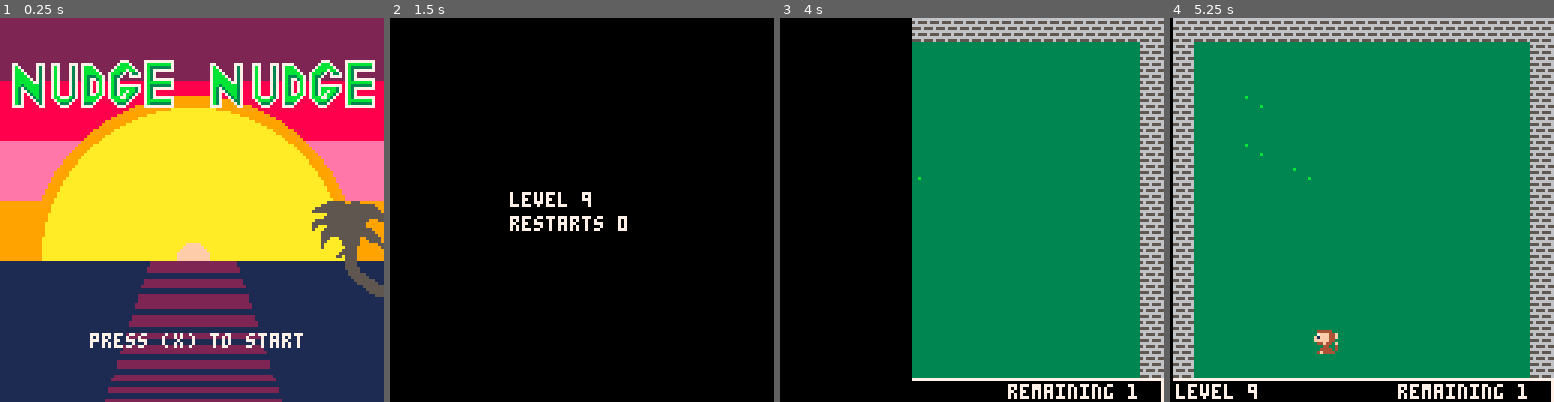
Above: before the commit, frames 1-4 (left to right).
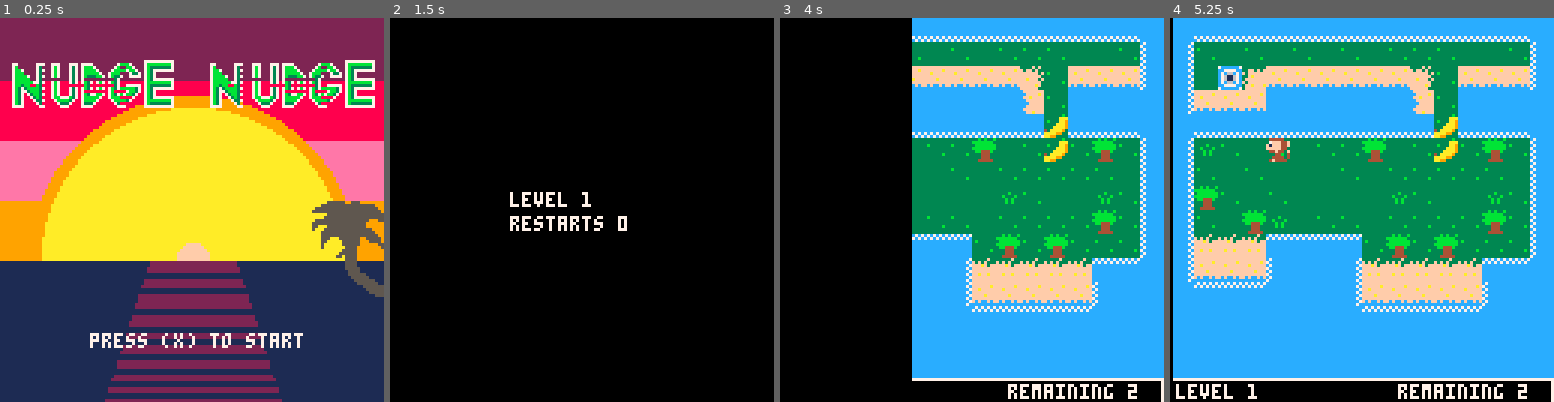
Above: after the commit, the same moments.

Repository: jlbeard84/pico8-nudge-nudge
Game: PICO-8 cartridge nudge-nudge.p8
Two runs of this game, one before a commit and one after it. Both use one fixed random seed, a clock stepped at 60 frames per second and the inputs below.
Inputs:
- Up to frame 1 (0.25 s): no input
- Up to frame 2 (1.5 s): tap X (X key) at 0.33, 1.07 s
- Up to frame 3 (4 s): hold Right 1.6-2.1 s; tap X (X key) at 1.85, 2.97 s; hold Up 2.15-2.42 s; hold Right 2.47-3.03 s; hold Left 3.08-3.58 s; hold Down 3.63-3.97 s
- Up to frame 4 (5.25 s): hold Right 4.02-4.68 s; tap X (X key) at 4.08, 5.2 s; hold Up 4.73-5.03 s; hold Left from 5.08 s (still down)

The runs differ from the first frame. In frame 1, 0.7% of the frame differs, in the area x 4-87%, y 10-23%; in frame 2, less than 0.1%; in frame 3, 41%; in frame 4, 64%, in the area x 0-100%, y 0-100%.

Commit message:
Fixed level loading math finally

Diff:
--- a/nudge-nudge.p8
+++ b/nudge-nudge.p8
@@ -6,7 +6,7 @@
 
 --gamestates:1=load,2=transitionin,3=game,4=transitionout,5=title,6=titleload
 
-level=8
+level=0
 gridsquare=8
 floorsprite=7
 restartcount=0
@@ -64,11 +64,11 @@
 coloffset=0
 
 function calcxoffset(iterator)
-	return (iterator-((level-1-(8*flr((level-1)/8)))*blockcols))*gridsquare
+	return (iterator-(((level%8)-1)*blockcols))*gridsquare
 end
 
 function calcyoffset(iterator)
-	return (iterator)*gridsquare*ceil(level/8)
+	return (iterator-(flr((level-1)/8)*blockrows))*gridsquare
 end
 
 function _init()
@@ -81,11 +81,11 @@
 		portal={}
 		player={}
 
+		coloffset=((level-1-(8*flr((level-1)/8)))*blockcols)+blockcols
 		rowoffset=15*ceil(level/8)
-		coloffset=((level-1-(8*flr((level-1)/8)))*blockcols)+blockcols
-
+
+		colstart=coloffset-blockcols
 		rowstart=rowoffset-blockrows
-		colstart=coloffset-blockcols
 
 		for i=colstart,coloffset,1 do
  		for j=rowstart,rowoffset,1 do
@@ -547,21 +547,21 @@
 00000000000000000000000000000000000000000000000000000000000000000000000000000000000000000000000000000000000000000000000000000000
 00000000000000000000000000000000000000000000000000000000000000000000000000000000000000000000000000000000000000000000000000000000
 00000000000000000000000000000000000000000000000000000000000000000000000000000000000000000000000000000000000000000000000000000000
-00000000000000000000000000000000000000007770000077777777770000000000055555500555000000000000000000000000000000000000000000000000
+00000000000000000000000000000000000000000000000077777777770000000000055555500555000000000000000000000000000000000000000000000000
 0000770000007770077700077707777000000007bbb700007bbbbbbbb70000000005555555555555555550000000000000000000000000000000000000000000
-00007b700000737007b700073707bbb70000007bbbbb70007b333333370000000555555555555555555555000000000000000000000000000000000000000000
+00007b000000730007b700073707bbb70000007b00bb70007b333333370000000555555555555555555555000000000000000000000000000000000000000000
 00007bb70000737007b700073707bbbb700007bbbb7bb7007b377777770000005555555555555555555555500000000000000000000000000000000000000000
-00007bbb7000737007b700073707bbbbb7007bbb370733707b370000000000000000055555555555555555550000000000000000000000000000000000000000
+00007bbb0000730007b700073707bbbbb7007bbb000733707b370000000000000000055555555555555555550000000000000000000000000000000000000000
 00007bbbb700737007b700073707b333bb707b33700777707b370000000000000000555555555555555555550000000000000000000000000000000000000000
-00007bbbbb70737007b700073707b3773b707b37000000007b377777770000000555555555555555555000550000000000000000000000000000000000000000
+00007bbbbb007300000000073707000000000037000000007b377777770000000555555555555555555000550000000000000000000000000000000000000000
 00007bbbbbb7737007b700073707b3707b707b37000000007bbbbbbbb70000005555555555555555550000000000000000000000000000000000000000000000
-00007bb3bbbbb37007b700073707b3707b707b37777777707b333333370000005500055555555555550000000000000000000000000000000000000000000000
+00007bb3bb00b30007b700000000b30000000037007777707b333333370000005500055555555555550000000000000000000000000000000000000000000000
 00007b373bbbb37007b700073707b3707b707b37bbbbb3707b377777770000005000555555555555555500000000000000000000000000000000000000000000
-00007b3773bbb37007b700073707b3707b707b37bb7bb3707b370000000000000005555555555555555550000000000000000000000000000000000000000000
+00007b3773bbb30007b700073707000000007b00007bb3707b370000000000000005555555555555555550000000000000000000000000000000000000000000
 00007b37073bb37007b700073707b377bb707b37b7bb37007b370000000000000005555555555555555555000000000000000000000000000000000000000000
-00007b370073b37007bb777b3707bbbbb7007bbb77b370007b377777770000000005550005555555005555500000000000000000000000000000000000000000
+00007b370073b30007bb777b3707bbbbb7007bbb000070007b377777770000000005550005555555005555500000000000000000000000000000000000000000
 00007b3700073370007bbbb37007bbbb700007bbbb3700007bbbbbbbb70000000005500000555555000555500000000000000000000000000000000000000000
-00007b3700007370000733370007333700000073337000007b333333370000000005000000555555000000550000000000000000000000000000000000000000
+00007b3700007300000733370007333700000073000000007b333333370000000005000000555555000000550000000000000000000000000000000000000000
 00007777000007700000777000077770000000077700000077777777770000000005000000055550000000050000000000000000000000000000000000000000
 00000000000000000000000000000000000000000000000000000000000000000000000000555550000000000000000000000000000000000000000000000000
 00000000000000000000000000000000000000000000000000000000000000000000000005555550000000000000000000000000000000000000000000000000
@@ -742,7 +742,6 @@
 2500000000000000000000000000002500000000000000000000000000000000000000000000000000000000000000000000000000000000000000000000000000000000000000000000000000000000000000000000000000000000000000000000000000000000000000000000000000000000000000000000000000000000
 2500000000000000000000000000002500000000000000000000000000000000000000000000000000000000000000000000000000000000000000000000000000000000000000000000000000000000000000000000000000000000000000000000000000000000000000000000000000000000000000000000000000000000
 2500000000000000000000000000002500000000000000000000000000000000000000000000000000000000000000000000000000000000000000000000000000000000000000000000000000000000000000000000000000000000000000000000000000000000000000000000000000000000000000000000000000000000
-2500000000000000000000000000002500000000000000000000000000000000000000000000000000000000000000000000000000000000000000000000000000000000000000000000000000000000000000000000000000000000000000000000000000000000000000000000000000000000000000000000000000000000
 2525252525252525252525252525252500000000000000000000000000000000000000000000000000000000000000000000000000000000000000000000000000000000000000000000000000000000000000000000000000000000000000000000000000000000000000000000000000000000000000000000000000000000
 
 
